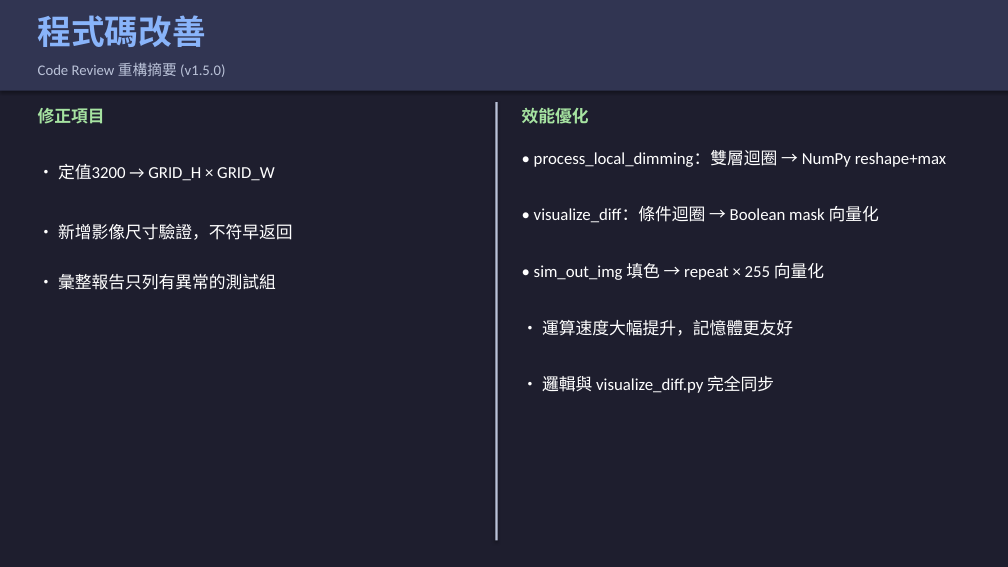
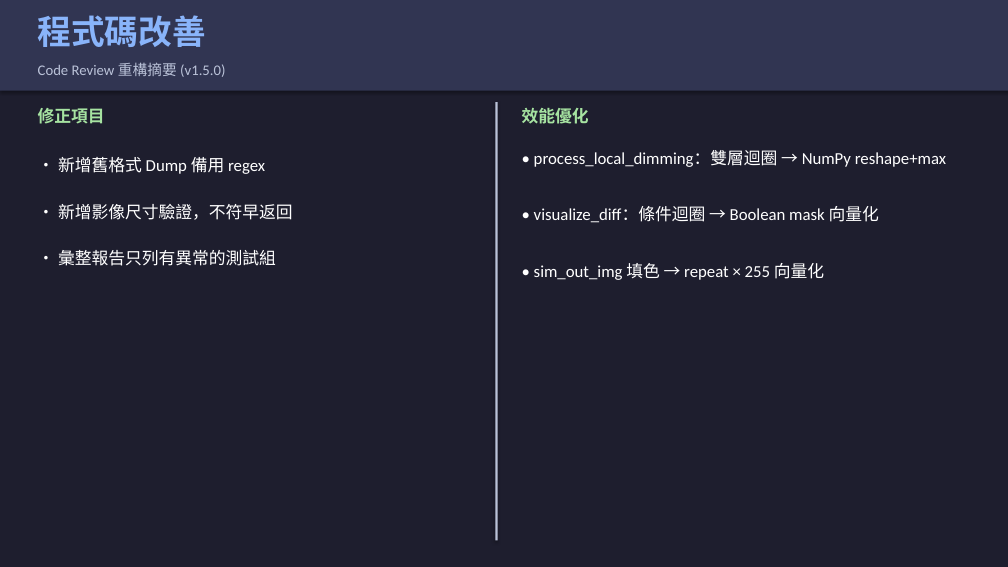
Before and after one commit to 1245eric/local-dimming-validator, a slide deck: slide 9 of local_dimming_intro.pptx (slide 6 before the commit). Drawn at 1008x567 pixels with LibreOffice and Linux fonts; fonts in the diff are those of the drawing. Boxes give left, top, right and bottom in pixels: in the first picture for what was removed or moved away, otherwise in the second. Text is boxed around its words. In the diff, an @@ line names an element or a change of style, - is before the commit and + after.

```diff
--- a/local_dimming_intro.pptx
+++ b/local_dimming_intro.pptx
@@ text removed at [58, 164, 274, 181] @@
-• 定值3200 → GRID_H × GRID_W
@@ text added at [58, 157, 265, 174], 16 pt, text #FFFFFF @@
+• 新增舊格式 Dump 備用 regex
@@ text "• 新增影像尺寸驗證，不符早返回": place and size @@
-text "• 新增影像尺寸驗證，不符早返回" at [58, 224, 292, 240]
+text "• 新增影像尺寸驗證，不符早返回" at [58, 204, 292, 220]
@@ text "• 彙整報告只列有異常的測試組": place and size @@
-text "• 彙整報告只列有異常的測試組" at [58, 274, 276, 290]
+text "• 彙整報告只列有異常的測試組" at [58, 250, 276, 266]
@@ text removed at [542, 320, 793, 336] @@
-• 運算速度大幅提升，記憶體更友好
@@ text removed at [542, 376, 774, 393] @@
-• 邏輯與 visualize_diff.py 完全同步
```
Also in this commit, not shown: 3 other slides changed, 4 slides added, 2 other files.
